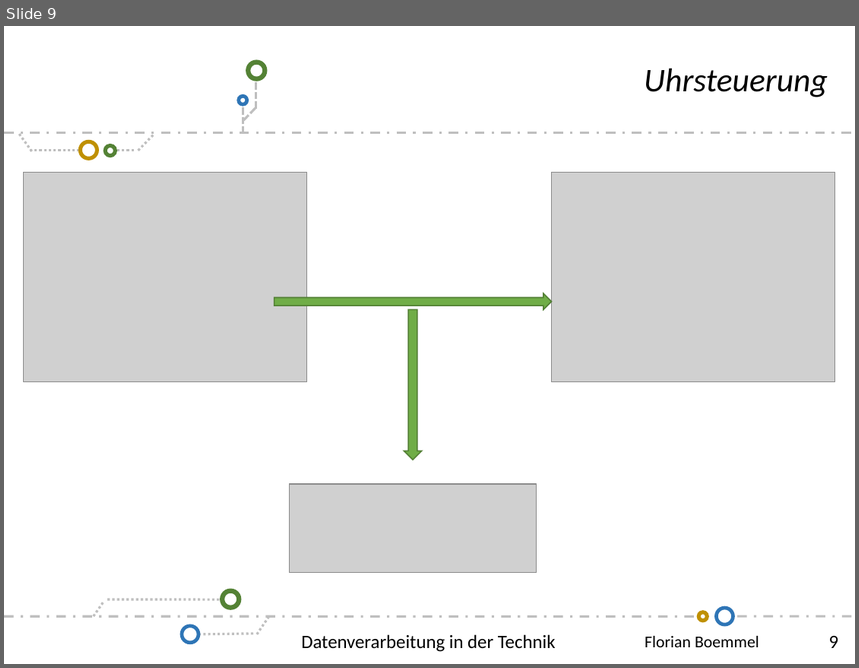
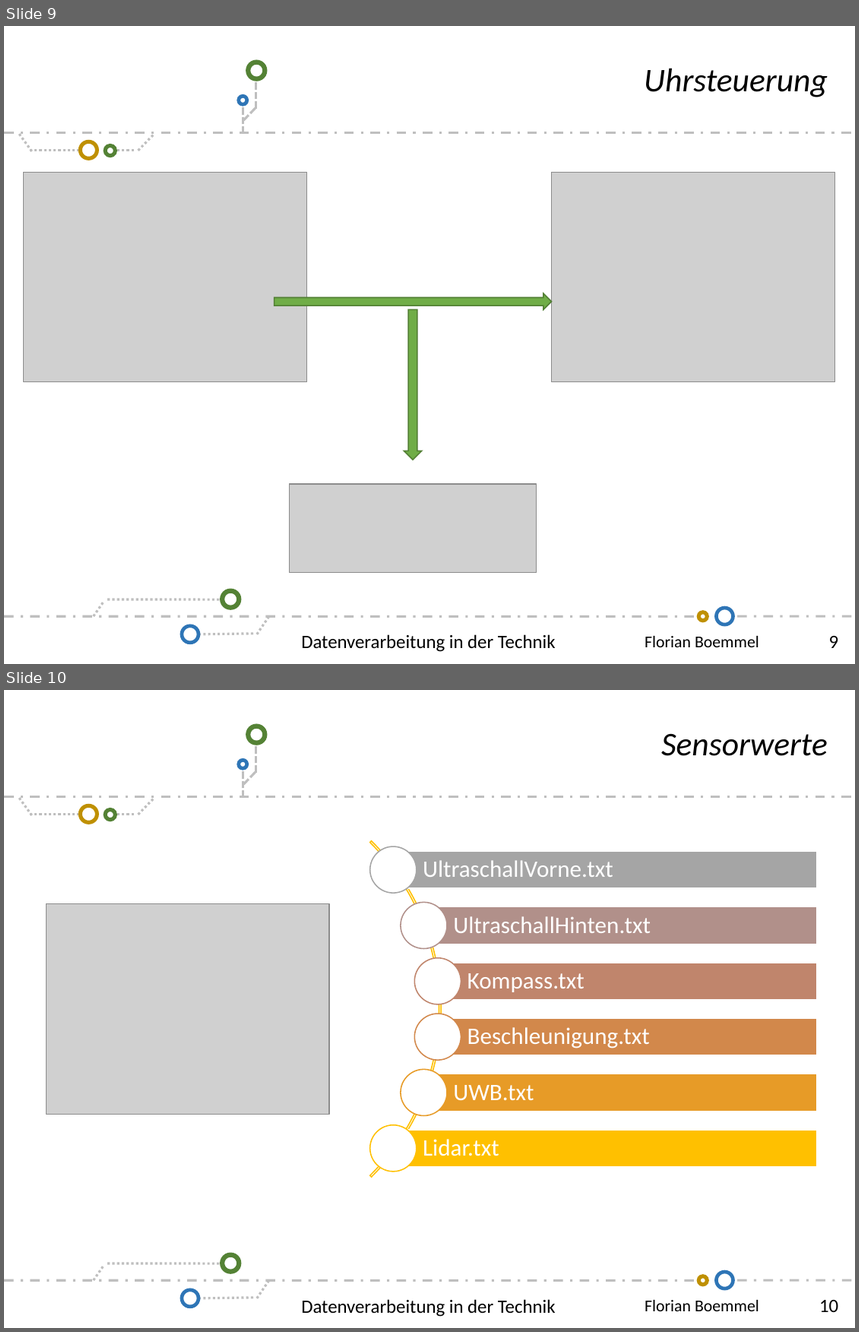
Before and after one commit to scd42636/DT_WS1718_02_StarCar, a slide deck: dokumentation/bof31844/Folien-Florian-Boemmel.pptx. Shown one above the other, each under a label of ours: slide 9 before the commit, slides 9 and 10 after it. The pictures are 859x668 and 859x1332 pixels, drawn with LibreOffice and Linux fonts; fonts in the diff are those of the drawing; grey boxes stand for pictures; background and template pictures are left out. Boxes give left, top, right and bottom in pixels: in the first picture for what was removed or moved away, otherwise in the second. Text is boxed around its words. In the diff, an @@ line names an element or a change of style, - is before the commit and + after.

Commit message:
Final

```diff
--- a/dokumentation/bof31844/Folien-Florian-Boemmel.pptx
+++ b/dokumentation/bof31844/Folien-Florian-Boemmel.pptx
@@ slide 10 added at (4, 690, 855, 1328), background #FFFFFF; not listed: 24 template elements that a slide beside it also shows @@
@@ text added at (661, 733, 828, 756), 28 pt, text #000000, italic @@
+Sensorwerte
@@ picture added at (47, 904, 329, 1115) @@
@@ group added at (4, 772, 818, 1248): 6 rectangles, 6 texts, 6 ellipses, 1 arch (boxed as its full ring) @@
+UltraschallVorne.txt
+UltraschallHinten.txt
+Kompass.txt
+Beschleunigung.txt
+UWB.txt
+Lidar.txt
@@ text added at (301, 1300, 556, 1317), 16 pt, text #000000 @@
+Datenverarbeitung in der Technik
```
Also in this commit, not shown: 2 slides removed.
